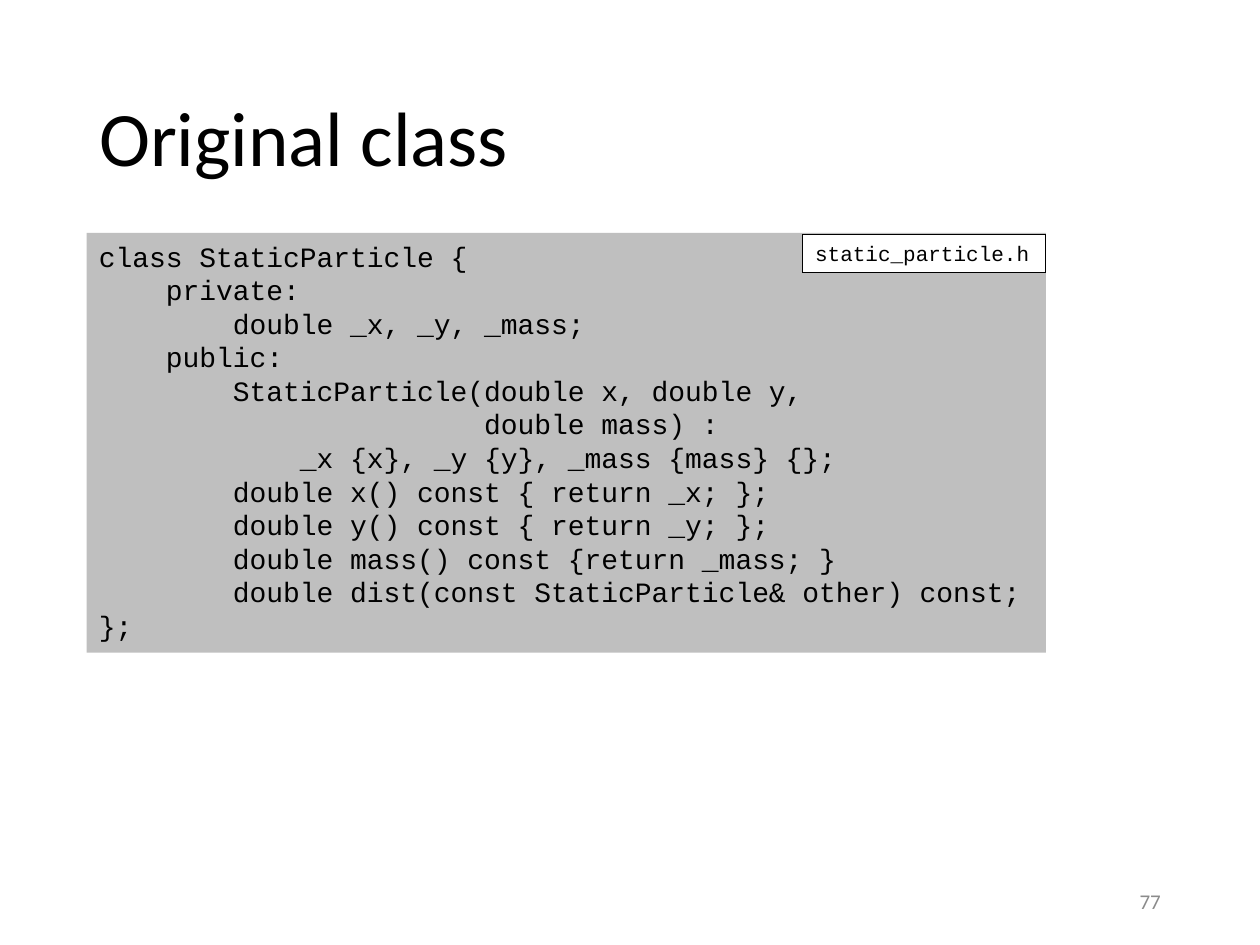
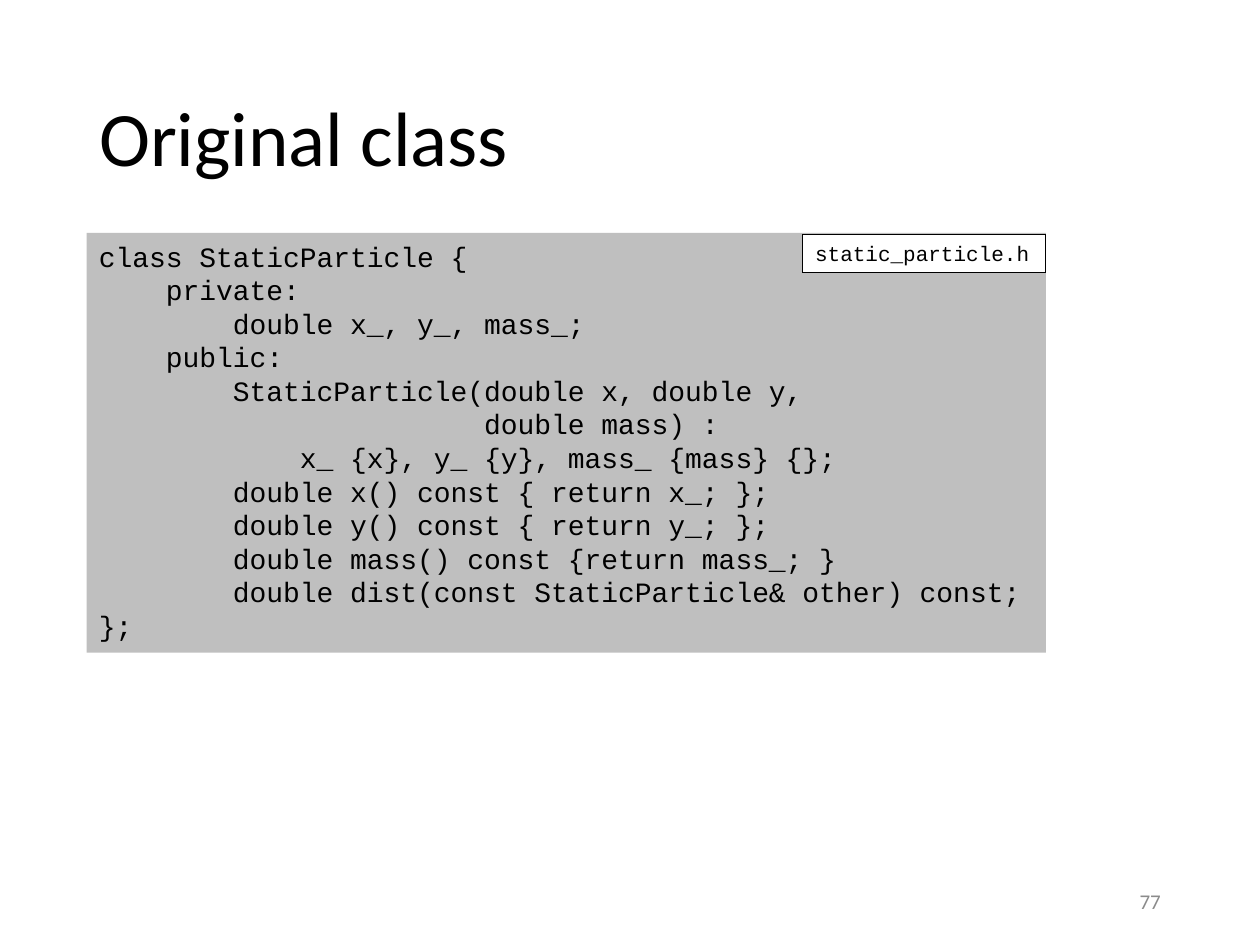
Before and after one commit to gjbex/training-material, a slide deck: slide 77 of CPlusPlus/scientific_cpp.pptx. Drawn at 1260x945 pixels with LibreOffice and Linux fonts; fonts in the diff are those of the drawing. Boxes give left, top, right and bottom in pixels: in the first picture for what was removed or moved away, otherwise in the second. Text is boxed around its words. In the diff, an @@ line names an element or a change of style, - is before the commit and + after.

Commit message:
Fix class member names

```diff
--- a/CPlusPlus/scientific_cpp.pptx
+++ b/CPlusPlus/scientific_cpp.pptx
@@ text in rectangle at (233,314,585,340): text changed @@
-double _x, _y, _mass;
+double x_, y_, mass_;
@@ text in rectangle at (233,448,803,575): text changed @@
-_x {x}, _y {y}, _mass {mass} {};
-double x() const { return _x; };
-double y() const { return _y; };
-double mass() const {return _mass; }
+x_ {x}, y_ {y}, mass_ {mass} {};
+double x() const { return x_; };
+double y() const { return y_; };
+double mass() const {return mass_; }
```
Also in this commit, not shown: 12 other slides changed.
